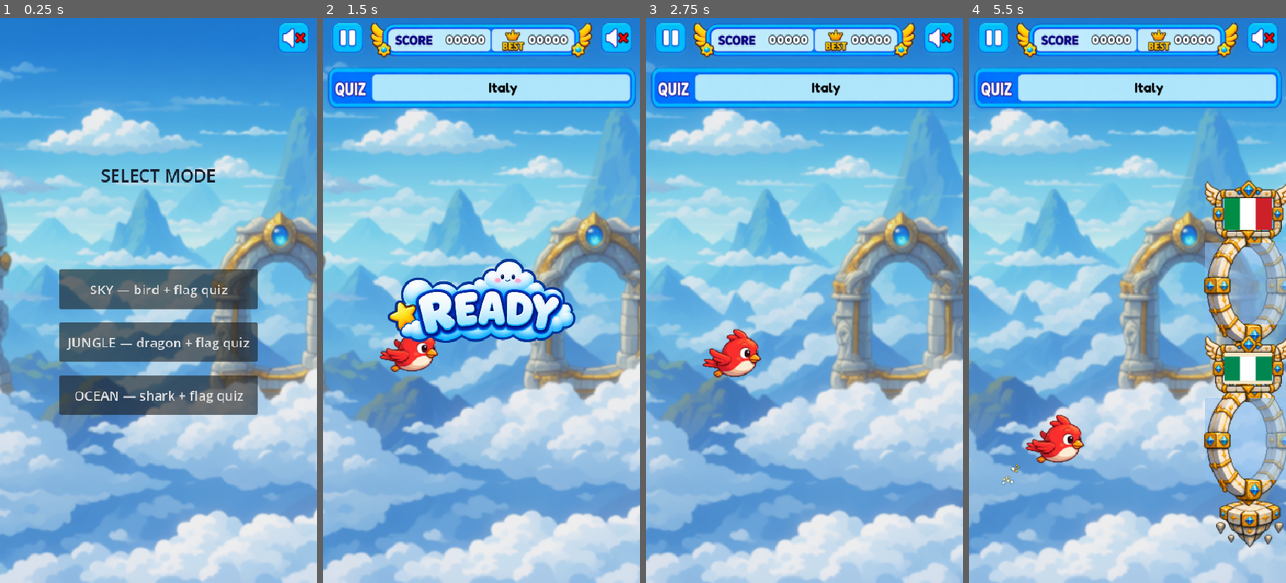
Above: before the commit, frames 1-4 (left to right).
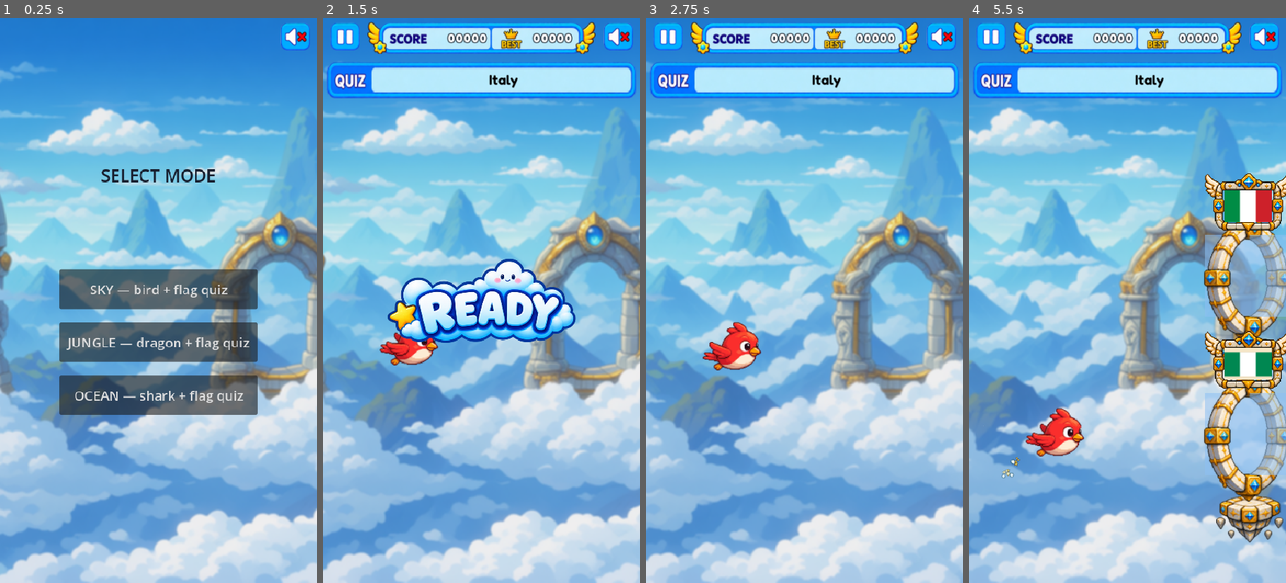
Above: after the commit, the same moments.

Repository: kimmc1358-code/QuizRunDualGate
Game: Godot game, scene res://scenes/Main.tscn
Two runs of this game, one before a commit and one after it. Both use one fixed random seed, a clock stepped at 60 frames per second and the inputs below. Sound files missing from this copy of the repository are replaced by a short silence.
Inputs (mouse positions are in pixels of both pictures, inside the frame that each line leads up to):
- Up to frame 1 (0.25 s): no input
- Up to frame 2 (1.5 s): click "SKY — bird + flag quiz" at 0.5 s; click "PLAY" at 1.25 s
- Up to frame 3 (2.75 s): tap Enter at 2 s; move the mouse to (874, 272) at 2.02 s; click (874, 272) at 2.17 s; tap Space at 2.27, 2.57 s
- Up to frame 4 (5.5 s): drag from (1064, 328) to (1111, 413) at 2.77 s; move the mouse to (1159, 176) at 3.52 s; click (1159, 176) at 3.67 s; drag from (1111, 413) to (1032, 215) at 4.27 s; move the mouse to (1222, 385) at 5.02 s; click (1222, 385) at 5.17 s; tap Space at 5.27 s

The runs differ from the first frame. In frame 1, 0.3% of the frame differs, in the area x 87-98%, y 0-7%; in frame 2, 9.4%; in frame 3, 9.6%; in frame 4, 19%, in the area x 1-100%, y 0-94%.

Commit message:
Re-cut the HUD from the v5 sheet, and use real × and ÷ in the math quiz
Same slicing pipeline as v4, repointed at hud_sheet_v5.png; the count-based
band and column detection handled the new sheet on the first run with no
threshold retuning, which was the point of that change. Canvas sizes and all
writing-area fractions re-measured from the slicer's output, including the
per-mode painted-bottom fractions the buttons hang off.

The math quiz now prints × and ÷ instead of ASCII "x" and "/". That
workaround existed because the previous font could not be relied on to cover
them; Fredoka does, checked against the font rather than assumed, and all
four operators were exercised to confirm they render.

Drops the superseded v4 sheet.

Co-Authored-By: Claude Opus 5 <noreply@anthropic.com>

Diff:
--- a/scripts/Main.gd
+++ b/scripts/Main.gd
@@ -148,8 +148,8 @@
 # short of the canvas bottom by a different amount in each mode and each
 # piece. These are where the art actually ends, as a fraction of canvas
 # height, measured off the sliced PNGs — indexed by Mode.
-const MODE_SCORE_BOX_ART_BOTTOM_FRAC := [0.9856, 1.0000, 1.0000]
-const MODE_HUD_BUTTON_ART_BOTTOM_FRAC := [1.0000, 1.0000, 1.0000]
+const MODE_SCORE_BOX_ART_BOTTOM_FRAC := [0.9778, 1.0000, 0.9926]
+const MODE_HUD_BUTTON_ART_BOTTOM_FRAC := [0.9908, 1.0000, 0.9908]
 const HUD_BUTTON_Y_OFFSET := 0.0     # nudge both buttons down (+) or up (-) from that alignment
 # Stretches the quiz box taller than its art's aspect. The box already spans
 # the full screen width, so it cannot grow taller proportionally — anything
@@ -157,20 +157,20 @@
 # and stretches the painted "QUIZ" letters. 1.0 = untouched art.
 # The quiz TEXT does not grow with it; see QUIZ_TEXT_*_FONT_FRAC.
 const QUIZ_BOX_HEIGHT_STRETCH := 1.25
-# Canvas sizes the slicer produced — see tools/slice_hud_sheet_v4.gd, which
+# Canvas sizes the slicer produced — see tools/slice_hud_sheet_v5.gd, which
 # prints them. Used for layout maths and as the aspect fallback when a
 # texture is missing; the real texture's size wins when it is loaded.
-const SCORE_BOX_SRC := Vector2(795.0, 139.0)
-const QUIZ_BOX_SRC := Vector2(1013.0, 120.0)
-const HUD_BUTTON_SRC := Vector2(111.0, 111.0)
+const SCORE_BOX_SRC := Vector2(937.0, 135.0)
+const QUIZ_BOX_SRC := Vector2(1190.0, 117.0)
+const HUD_BUTTON_SRC := Vector2(117.0, 109.0)
 const QUIZ_BOX_COLOR := Color(1.0, 1.0, 1.0, 0.92)
 const QUIZ_BOX_CORNER_RADIUS := 12.0
 # Blank writing area inside the quiz box art, right of the painted "QUIZ"
 # label. Measured off the shared crop canvas (see MODE_QUIZ_BOX_PATH), so
 # one set of fractions covers all three modes.
-const QUIZ_TEXT_CENTER_X_FRAC := 0.5691
-const QUIZ_TEXT_CENTER_Y_FRAC := 0.4583
-const QUIZ_TEXT_MAX_WIDTH_FRAC := 0.79    # usable span 0.1579-0.9803, minus breathing room
+const QUIZ_TEXT_CENTER_X_FRAC := 0.5710
+const QUIZ_TEXT_CENTER_Y_FRAC := 0.5085
+const QUIZ_TEXT_MAX_WIDTH_FRAC := 0.79    # usable span 0.1588-0.9832, minus breathing room
 # Font size is pinned to the box's WIDTH, not its height. Height would be the
 # natural choice, but it would tie the text to QUIZ_BOX_HEIGHT_STRETCH —
 # making the panel taller would grow the letters with it, which is exactly
@@ -813,7 +813,7 @@
 # Top HUD art: score box (top-center, drawn — no interaction needed), quiz
 # box (directly under it, also drawn), pause (top-left) and mute (top-right)
 # as real Buttons. All four come out of one hand-authored sheet,
-# assets/ui_assets/hud_sheet_v4.png, cut by tools/slice_hud_sheet_v4.gd.
+# assets/ui_assets/hud_sheet_v5.png, cut by tools/slice_hud_sheet_v5.gd.
 #
 # The slicer is what makes the three modes interchangeable here: rather than
 # cropping each mode to its own tight bounding box (which lands the writing
@@ -861,12 +861,12 @@
 # right of it. These are the two blank areas, as fractions of the box's
 # *display* size, so they hold at any size the row scale works out to.
 # Both halves share a vertical centre and height.
-const SCORE_NUM_LEFT_FRAC := 0.2868     # of width — right edge of the "SCORE" label
-const SCORE_NUM_RIGHT_FRAC := 0.5283    # of width — the divider
-const BEST_NUM_LEFT_FRAC := 0.6893      # of width — right edge of the "BEST" label
-const BEST_NUM_RIGHT_FRAC := 0.8969     # of width — inner right edge of the frame
-const SCORE_BOX_MID_Y_FRAC := 0.4856    # of height — writing areas' vertical center
-const SCORE_BOX_HEIGHT_FRAC := 0.5540   # of height — writing areas' height
+const SCORE_NUM_LEFT_FRAC := 0.2700       # of width — right edge of the "SCORE" label
+const SCORE_NUM_RIGHT_FRAC := 0.5379     # of width — the divider
+const BEST_NUM_LEFT_FRAC := 0.6777         # of width — right edge of the "BEST" label
+const BEST_NUM_RIGHT_FRAC := 0.9039       # of width — inner right edge of the frame
+const SCORE_BOX_MID_Y_FRAC := 0.5296     # of height — writing areas' vertical center
+const SCORE_BOX_HEIGHT_FRAC := 0.6148   # of height — writing areas' height
 # Both numbers are right-aligned just inside their half instead of centred in
 # it, so the ones digit stays put and the number grows leftward into the
 # empty space as it gains digits.
@@ -1960,7 +1960,7 @@
 			a = randi() % 10
 			b = randi() % 10
 			answer = a * b
-			op_symbol = "x"
+			op_symbol = "×"
 		_:
 			# Divisor/quotient picked so the dividend itself also stays a
 			# single digit (0-9), not just the two operands shown — e.g.
@@ -1970,10 +1970,11 @@
 			var q: int = randi_range(0, max_q)
 			a = b * q
 			answer = q
-			# Plain ASCII "x"/"/" rather than ×/÷ — combo_font (Mulmaru.ttf)
-			# is only confirmed to cover basic Latin (see the header note on
-			# why quiz text stays English), no guarantee on math symbols.
-			op_symbol = "/"
+			# Real × and ÷ rather than ASCII "x" and "/". This used to be
+			# ASCII because the old face (Mulmaru) could not be relied on to
+			# cover them; Fredoka does, verified against the font itself
+			# rather than assumed.
+			op_symbol = "÷"
 	return {"text": "%d %s %d" % [a, op_symbol, b], "answer": answer}
 
 
--- a/tools/slice_hud_sheet_v4.gd
+++ b/tools/slice_hud_sheet_v5.gd
@@ -1,8 +1,8 @@
 extends SceneTree
 
-# Slices assets/ui_assets/hud_sheet_v4.png into the 12 per-mode HUD PNGs.
-#
-#   godot --headless --path . --script tools/slice_hud_sheet_v4.gd
+# Slices assets/ui_assets/hud_sheet_v5.png into the 12 per-mode HUD PNGs.
+#
+#   godot --headless --path . --script tools/slice_hud_sheet_v5.gd
 #
 # Sheet layout: six row bands = three modes (sky / jungle / ocean), each with
 # a top sub-row holding pause | score box | mute, and a bottom sub-row holding
@@ -27,7 +27,7 @@
 # Prints the fractions the drawing code needs; copy them into Main.gd if the
 # sheet is ever redrawn.
 
-const SHEET := "res://assets/ui_assets/hud_sheet_v4.png"
+const SHEET := "res://assets/ui_assets/hud_sheet_v5.png"
 const OUT_DIR := "res://assets/ui_assets"
 const A_THR := 0.10
 const SPARSE_FRAC := 0.03   # row is content when this fraction of its width is opaque
Binary file removed: assets/ui_assets/hud_sheet_v4.png
Binary file added: assets/ui_assets/hud_sheet_v5.png
Not shown, changed: assets/ui_assets/hud_sheet_v5.png.import
Binary file changed: assets/ui_assets/jungle/mute.png
Binary file changed: assets/ui_assets/jungle/pause.png
Binary file changed: assets/ui_assets/jungle/quiz_box.png
Binary file changed: assets/ui_assets/jungle/score_box.png
Binary file changed: assets/ui_assets/ocean/mute.png
Binary file changed: assets/ui_assets/ocean/pause.png
Binary file changed: assets/ui_assets/ocean/quiz_box.png
Binary file changed: assets/ui_assets/ocean/score_box.png
Binary file changed: assets/ui_assets/sky/mute.png
(and 5 more such lines)
